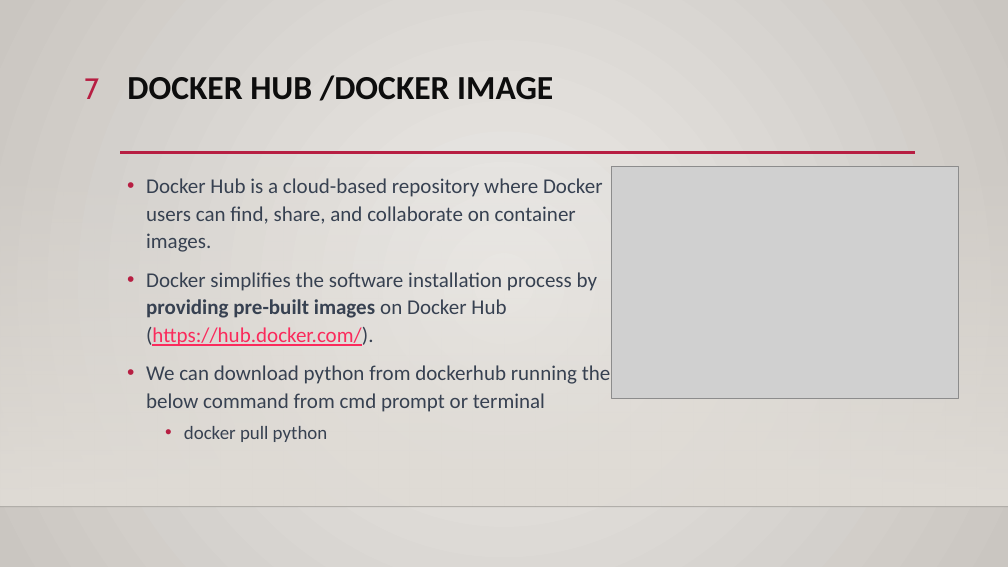
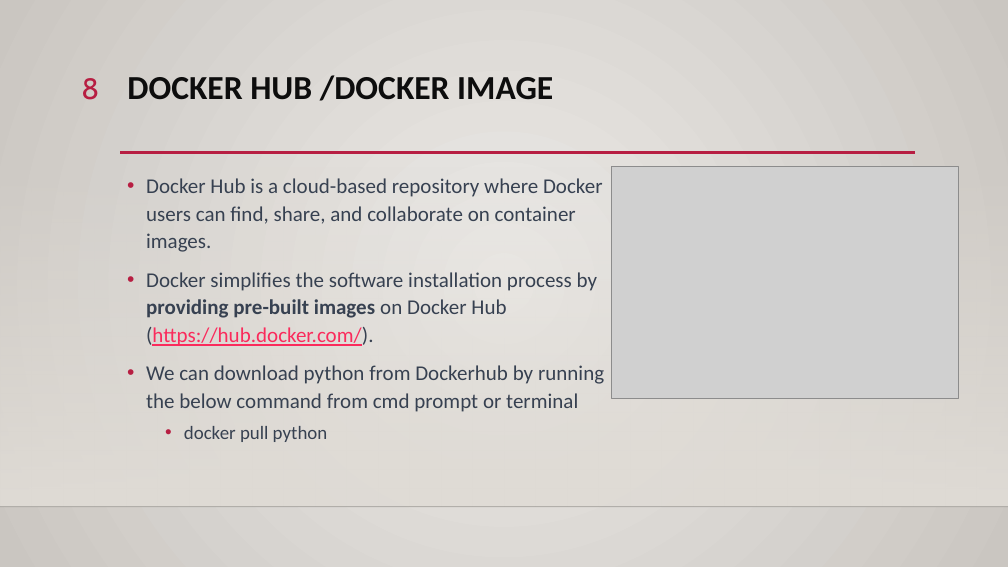
Before and after one commit to ddum-sutd/docker_workshop, a slide deck: slide 8 of Docker_workshop.pptx (slide 7 before the commit). Drawn at 1008x567 pixels with LibreOffice and Linux fonts; fonts in the diff are those of the drawing; grey boxes stand for pictures; background and template pictures are left out. Boxes give left, top, right and bottom in pixels: in the first picture for what was removed or moved away, otherwise in the second. Text is boxed around its words. In the diff, an @@ line names an element or a change of style, - is before the commit and + after.

Commit message:
updated slides moved python running slide

```diff
--- a/Docker_workshop.pptx
+++ b/Docker_workshop.pptx
@@ page number at <box>81,78,99,100</box>: text changed @@
-7
+8
@@ text at <box>146,365,604,412</box>: text changed @@
-• We can download python from dockerhub running the below command from cmd prompt or terminal
+• We can download python from Dockerhub by running the below command from cmd prompt or terminal
```
Also in this commit, not shown: 11 other slides changed, 1 slide added.
